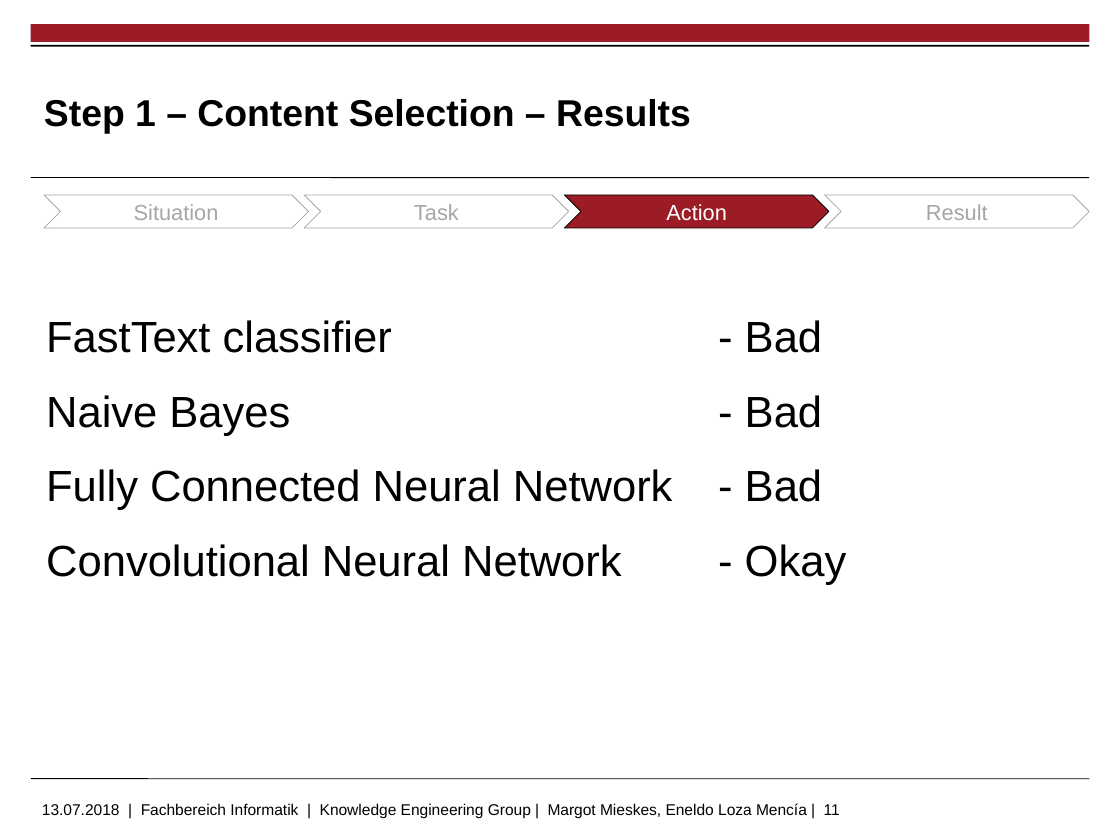
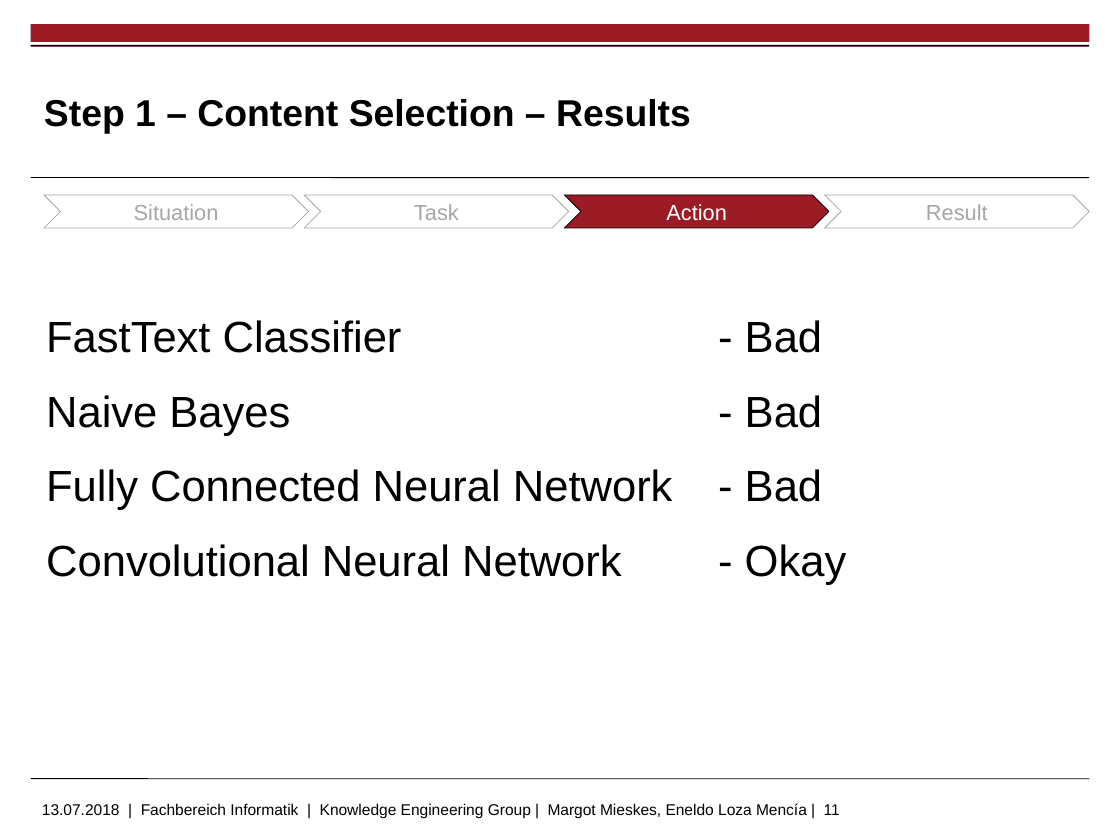
Before and after one commit to markushoehn/Auto_TextSum, a slide deck: slide 11 of presentation/20180713 Gruppe 5 - final.pptx. Drawn at 1120x840 pixels with LibreOffice and Linux fonts; fonts in the diff are those of the drawing; background and template pictures are left out. Boxes give left, top, right and bottom in pixels: in the first picture for what was removed or moved away, otherwise in the second. Text is boxed around its words. In the diff, an @@ line names an element or a change of style, - is before the commit and + after.

```diff
--- a/presentation/20180713 Gruppe 5 - final.pptx
+++ b/presentation/20180713 Gruppe 5 - final.pptx
@@ text at (46, 320, 822, 353): text changed @@
-  FastText classifier - Bad
+  FastText Classifier - Bad
```
Also in this commit, not shown: 7 other slides changed, 6 other files.
